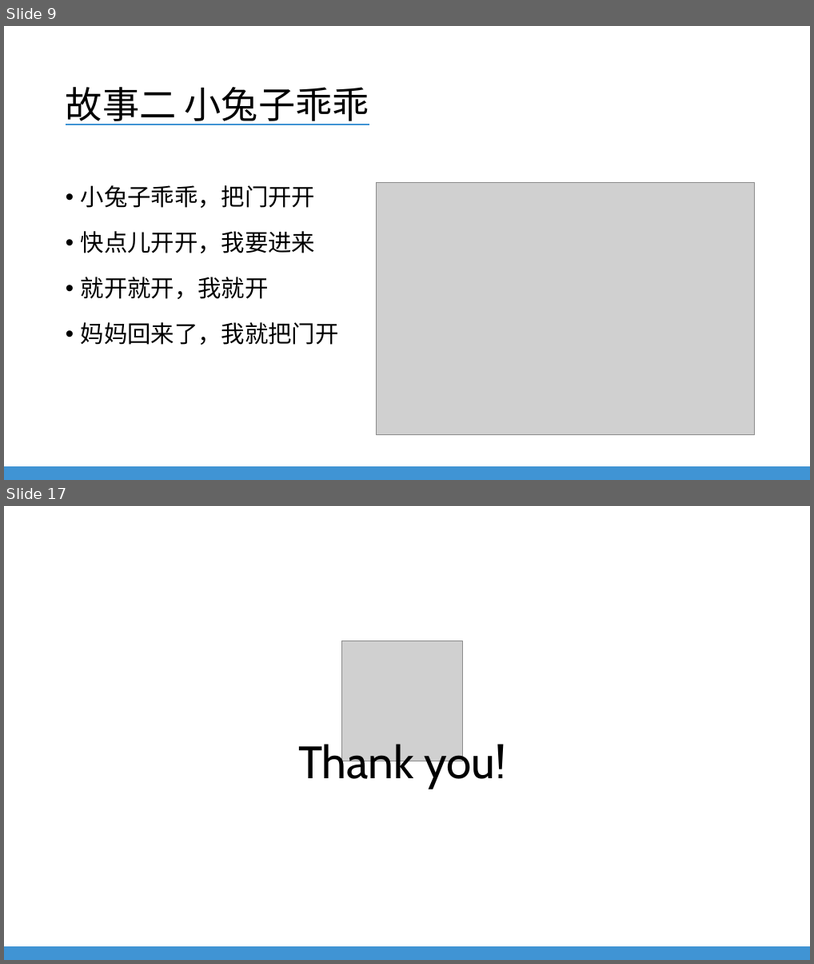
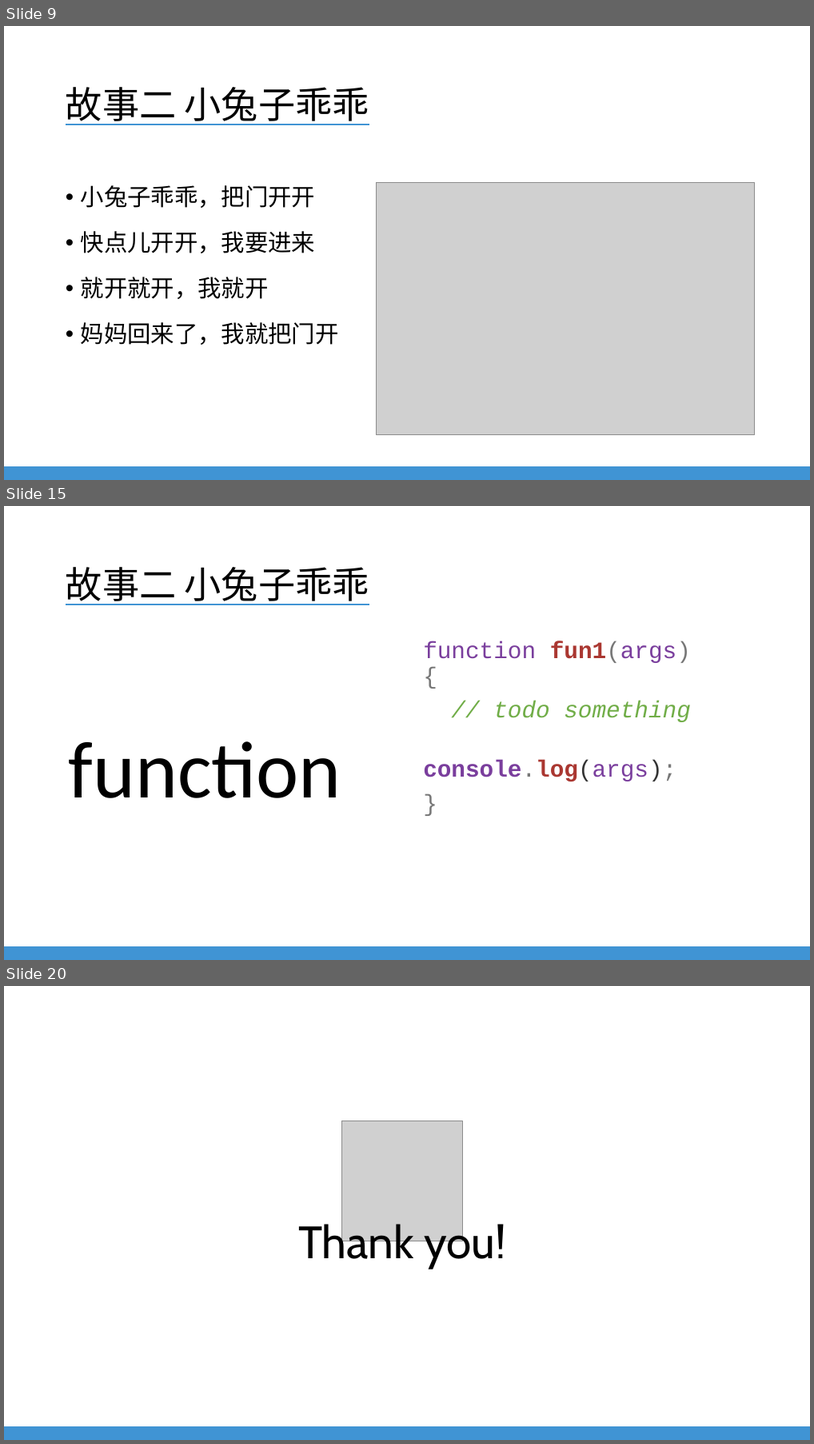
Before and after one commit to EverDoc/NLU, a slide deck: NLU Training - Javascript For QA.pptx. Shown one above the other, each under a label of ours: slides 9 and 17 before the commit, slides 9, 15 and 20 after it; the slides between them are not shown. The pictures are 814x964 and 814x1444 pixels, drawn with LibreOffice and Linux fonts; fonts in the diff are those of the drawing; grey boxes stand for pictures; background and template pictures are left out. Boxes give left, top, right and bottom in pixels: in the first picture for what was removed or moved away, otherwise in the second. Text is boxed around its words. In the diff, an @@ line names an element or a change of style, - is before the commit and + after.

```diff
--- a/NLU Training - Javascript For QA.pptx
+++ b/NLU Training - Javascript For QA.pptx
@@ slide 15 added at (x1=4, y1=506, x2=810, y2=960), background #FFFFFF; not listed: 1 template element that a slide beside it also shows @@
@@ title added at (x1=66, y1=567, x2=370, y2=605), 44 pt, text #000000, underline @@
+故事二 小兔子乖乖
@@ text added at (x1=423, y1=641, x2=691, y2=782), 28 pt, text #7A3E9D @@
+function fun1(args) {
+// todo something
+console.log(args);
+}
@@ text added at (x1=68, y1=741, x2=341, y2=798), 96 pt, text #000000 @@
+function
@@ what was slide 17 is now slide 20 @@
```
Also in this commit, not shown: 9 other slides added, 7 slides removed.
